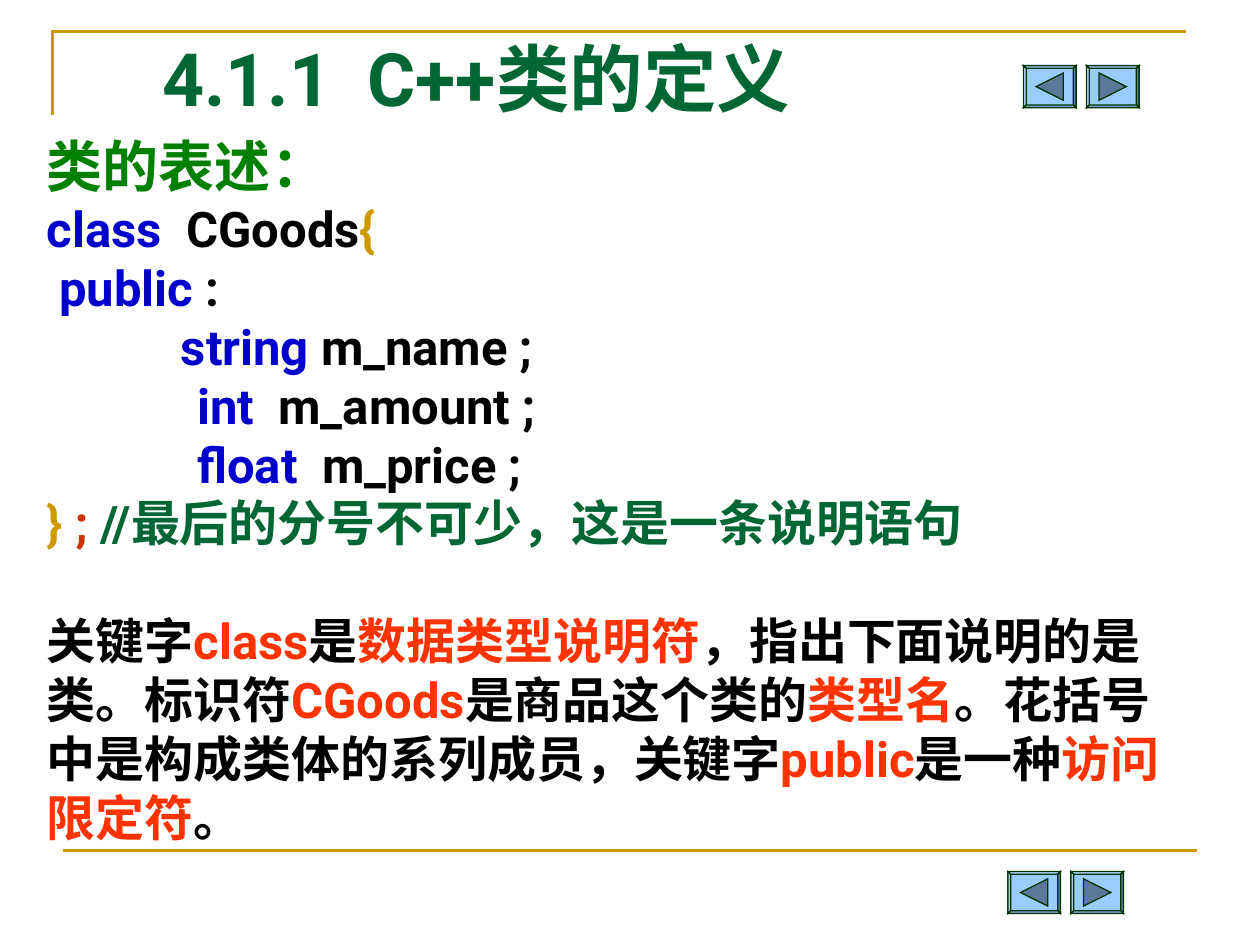
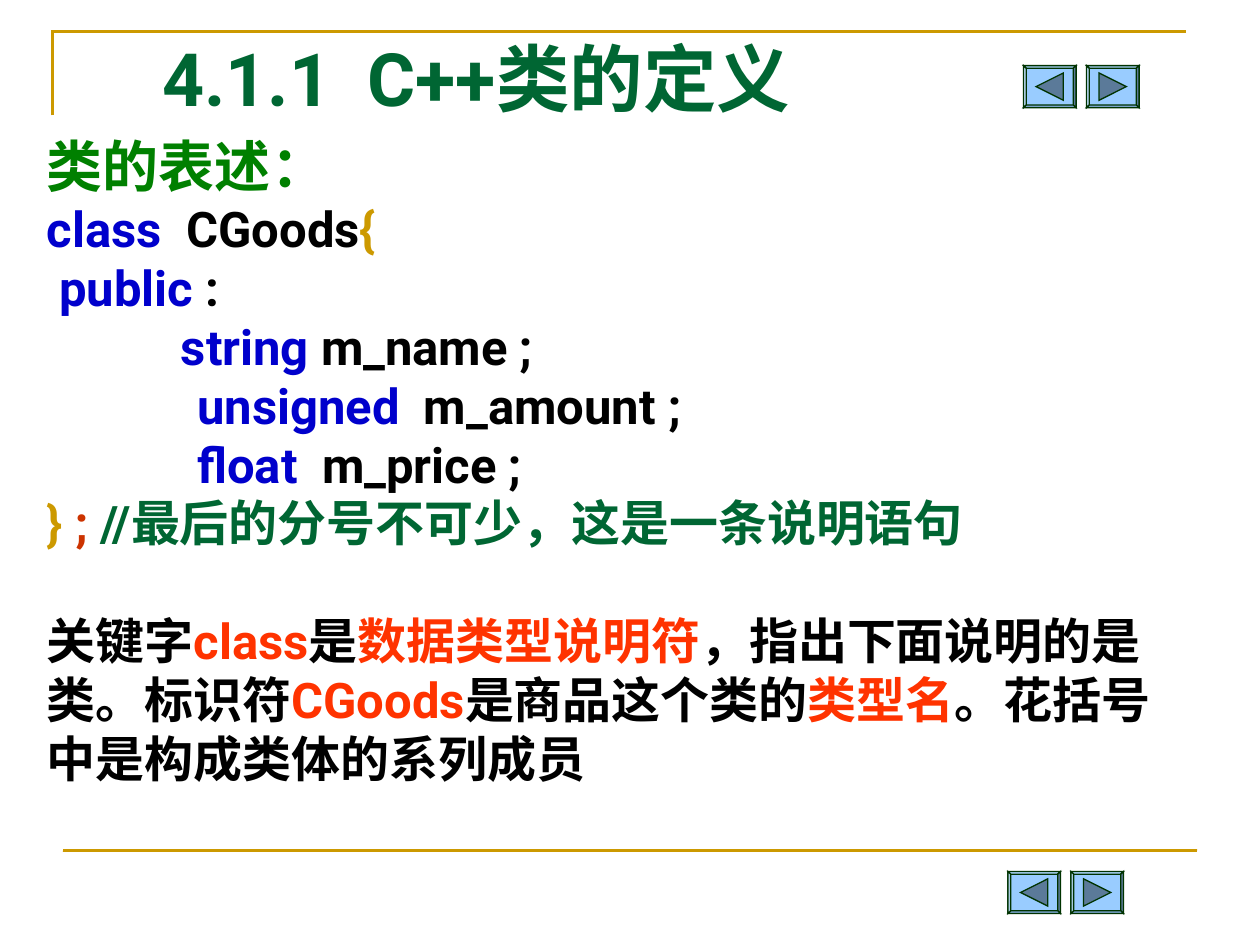
Before and after one commit to Changhe160/Changhe160.github.io, a slide deck: slide 7 of teachingRes/Cplusplus/unit04类与对象.ppt (slide 8 before the commit). Drawn at 1260x945 pixels with LibreOffice and Linux fonts; fonts in the diff are those of the drawing. Boxes give left, top, right and bottom in pixels: in the first picture for what was removed or moved away, otherwise in the second. Text is boxed around its words. In the diff, an @@ line names an element or a change of style, - is before the commit and + after.

```diff
--- a/teachingRes/Cplusplus/unit04类与对象.ppt
+++ b/teachingRes/Cplusplus/unit04类与对象.ppt
@@ text at [197, 387, 656, 434]: text changed @@
-int m_amount ;
+unsigned m_amount ;
@@ text at [47, 617, 1150, 782]: text changed @@
-关键字class是数据类型说明符，指出下面说明的是类。标识符CGoods是商品这个类的类型名。花括号中是构成类体的系列成员，关键字public是一种访问限定符。
+关键字class是数据类型说明符，指出下面说明的是类。标识符CGoods是商品这个类的类型名。花括号中是构成类体的系列成员
```
Also in this commit, not shown: 18 other slides changed, 6 slides removed.
